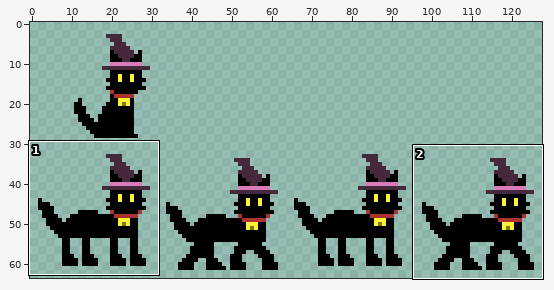
Sprite sheet: sprites/Movimentacoes/prototipoMovimentoGato.png. Above, an overview of the earlier version with the close-up marked.
Close-up. First the earlier version:
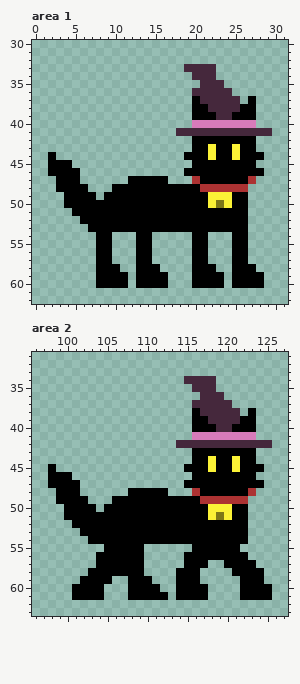
The file is 128x64 pixels. Shown: area 1: x 0..31, y 30..62; area 2: x 96..127, y 31..63. The commit also changed other parts of the picture, which this record leaves out.
The result:
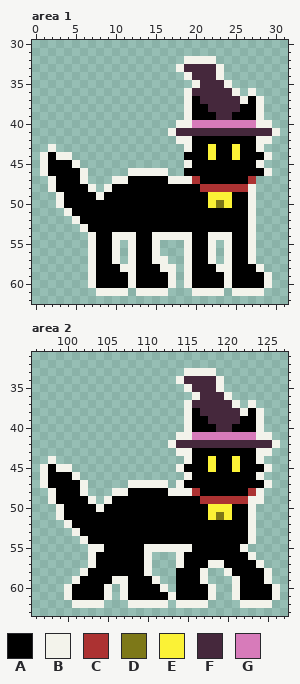
Palette (. is transparent): A #000000  B #f3f3eb  C #ac3232  D #7d7818  E #fbf236  F #45283c  G #d77bba
What changed:
Changed rows in their new state; - is an unchanged pixel.
Area 1:
first column x 1:
32 ------------------BBBB--------
33 -----------------B----B-------
34 ------------------B---B-------
35 -------------------B---B------
36 ------------------B-----B-B---
37 ------------------B------B-B--
38 ------------------B--------B--
39 ------------------B--------B--
40 -----------------BB--------BB-
41 ----------------B------------B
42 -----------------BB--------BB-
43 -B----------------B--------B--
44 B-BB------------------------B-
45 B---B-------------B--------B--
46 B----B-----BBBBB------------B-
47 -B---B---BB-----BBB-----------
48 -B----B-B-----------------B---
49 --B----B------------------B---
50 --B-----------------------B---
51 ---B----------------------B---
52 ----B---------------------B---
53 -----B--------------------B---
54 ------B--BBB--BBBBB--BBB--B---
55 ------B--B-B--B---B--B-B--B---
56 ------B--B-B--B---B--B-B--B---
57 ------B--B-B--BB--B--B-B--B---
58 ------B---BB---BB-B---BB---B--
59 ------B----B----B-B----B----B-
60 ------B----B----B-B----B----B-
61 -------BBBB-BBBB---BBBB-BBBB--
Area 2:
first column x 97:
33 ------------------BBBB--------
34 -----------------B----B-------
35 ------------------B---B-------
36 -------------------B---B------
37 ------------------B-----B-B---
38 ------------------B------B-B--
39 ------------------B--------B--
40 ------------------B--------B--
41 -----------------BB--------BB-
42 ----------------B------------B
43 -----------------BB--------BB-
44 -B----------------B--------B--
45 B-BB-------------B----------B-
46 B---B-------------B--------B--
47 B----B-----BBBBB-B----------B-
48 -B---B---BB-----BBB--------B--
49 -B----B-B-----------------BB--
50 --B----B------------------B---
51 --B-----------------------B---
52 ---B----------------------B---
53 ----B---------------------B---
54 -----B--------------------B---
55 ------BB-----BBBBBB------B----
56 ------B------B---B--------B---
57 ------B------B---B---BB----B--
58 -----B-------B------B--B----B-
59 ----B----BB---B-----B---B---B-
60 ---B----B-B----B-----B--B----B
61 ---B----B-B-----B----B--B----B
62 ----BBBB---BBBBB-BBBB----BBBB-
